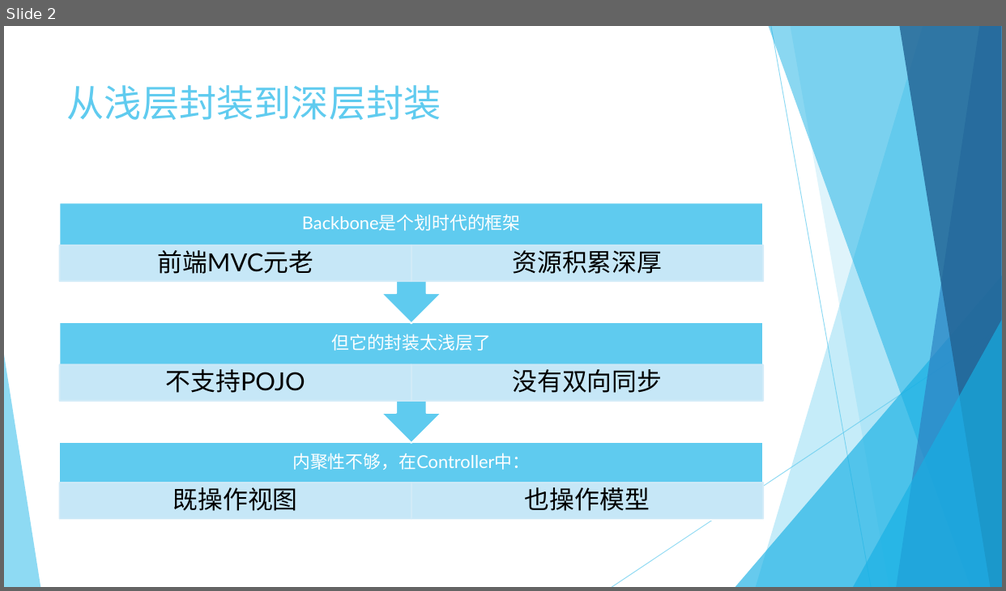
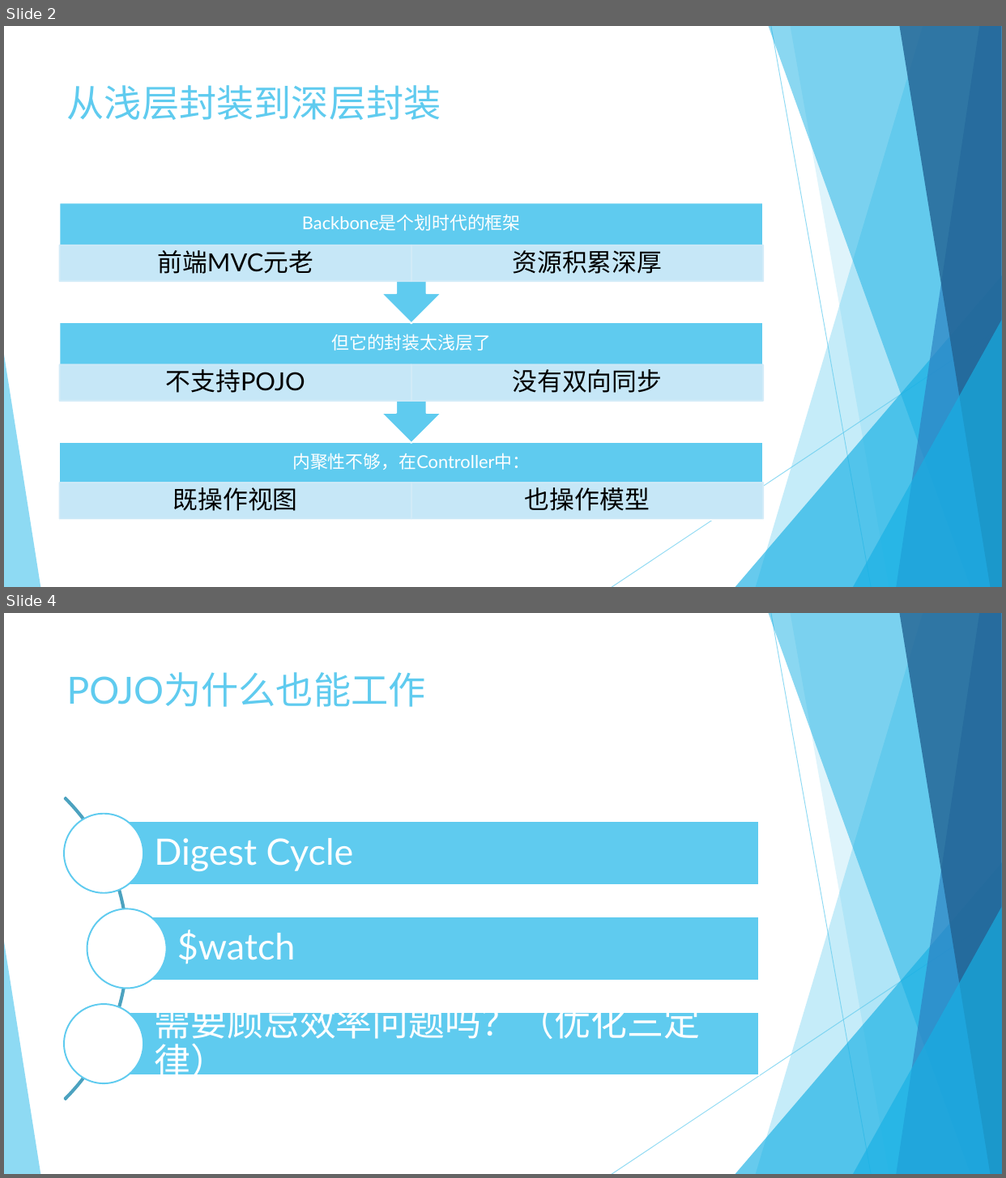
Before and after one commit to jingyanjiaoliu/others, a slide deck: Backbone&Chaplin程序员的Angular指南.pptx. Shown one above the other, each under a label of ours: slide 2 before the commit, slides 2 and 4 after it; the slides between them are not shown. The pictures are 1006x591 and 1006x1178 pixels, drawn with LibreOffice and Linux fonts; fonts in the diff are those of the drawing. Boxes give left, top, right and bottom in pixels: in the first picture for what was removed or moved away, otherwise in the second. Text is boxed around its words. In the diff, an @@ line names an element or a change of style, - is before the commit and + after.

```diff
--- a/Backbone&Chaplin程序员的Angular指南.pptx
+++ b/Backbone&Chaplin程序员的Angular指南.pptx
@@ slide 4 added at <box>4,613,1002,1174</box>, background #FFFFFF; not listed: 10 template elements that a slide beside it also shows @@
@@ title added at <box>67,672,426,707</box>, 36 pt, text #5FCBEF @@
+POJO为什么也能工作
@@ group added at <box>4,735,759,1163</box>: 3 rectangles, 3 texts, 3 ellipses, 1 arch (boxed as its full ring) @@
+Digest Cycle
+$watch
+需要顾忌效率问题吗？（优化三定律）
```
Also in this commit, not shown: 4 other slides added, 1 slide removed, 2 other files.
